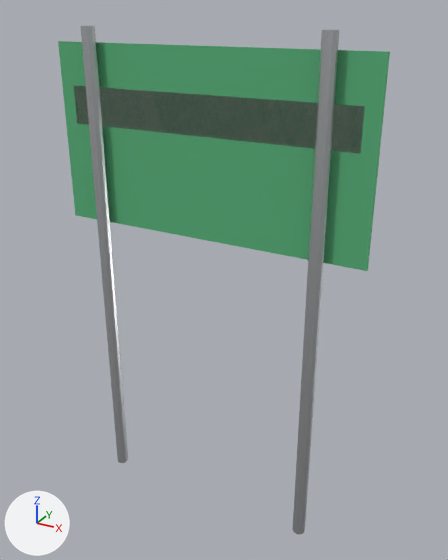
An edit to the glTF model modules/assets/internal/models/street/street.traffic.sign_direction.glb, drawn before and after from the same camera.
One viewpoint serves both versions: a 50 mm lens placed at (1.98, -3.28, 3.5), pointed at (0.11, 0.12, 1.8). Arrows for +X, +Y and +Z are at lower left; the lights stay in place. The older version comes first.

Objects in the first picture: 'main__paint_white', 'main__plastic_green', 'main__steel_galvanised'.
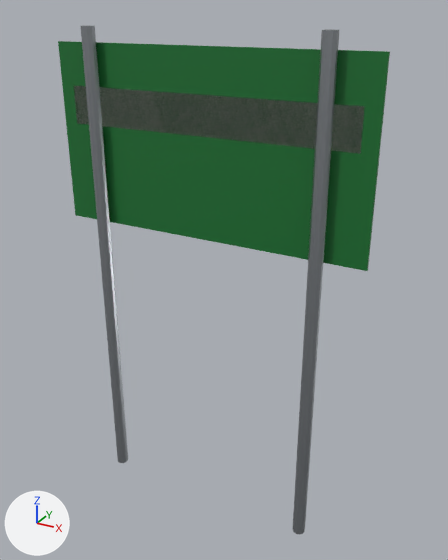
Where the change shows, as pixel boxes (x1, y1, x2, y2) in the pictures (448 x 560 px):
```json
{"object": "main__plastic_green", "change": "recoloured", "before": [58, 41, 390, 271], "after": [58, 41, 390, 271], "on screen": "green to dark green"}
{"object": "main__steel_galvanised", "change": "recoloured", "before": [81, 25, 339, 534], "after": [81, 25, 339, 534]}
```

Scene script edits in JSON lines:
```json
{"op": "set", "path": "mat_plastic_green.base_color", "old": "(0.1, 0.45, 0.2)", "new": "(0.01, 0.171, 0.0331)", "note": "green #59b37c -> dark green #197333"}
{"op": "set", "path": "mat_steel_galvanised.base_color", "old": "(0.66, 0.68, 0.7)", "new": "(0.393, 0.42, 0.448)", "note": "light grey #d4d7da -> grey #a8adb3"}
```
